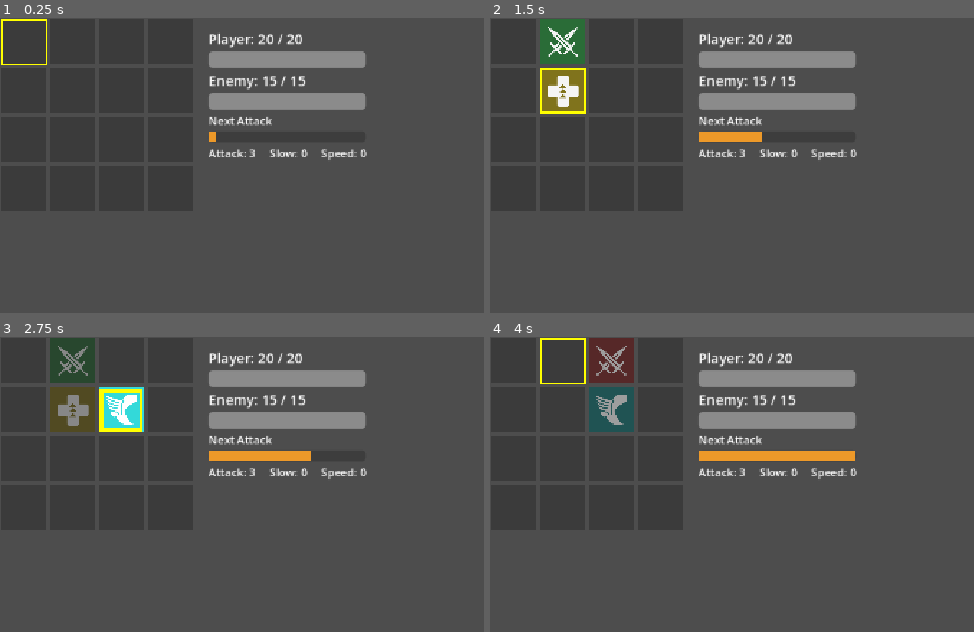
Above: before the commit, frames 1-4 (two rows, left to right).
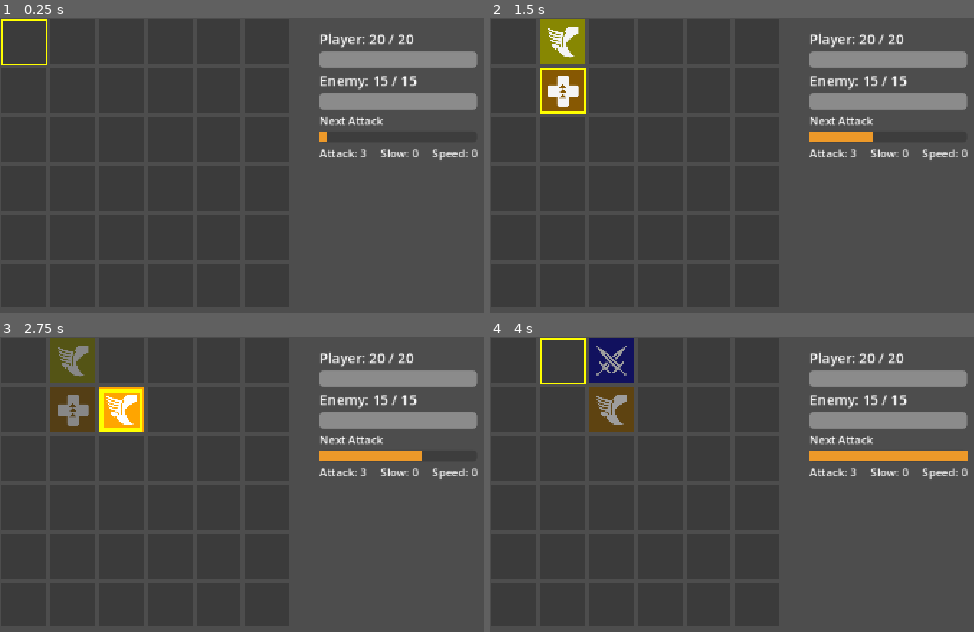
Above: after the commit, the same moments.

Repository: yaakovb/Memory-Game
Game: Godot game, scene res://scenes/main/main.tscn
The game is run twice, just before and just after one commit, with the same random seed, the same clock (stepped at 60 frames per second) and the same inputs.
Inputs:
- Up to frame 1 (0.25 s): no input
- Up to frame 2 (1.5 s): tap Enter at 0.5 s; hold D (move_right) 0.53-1.28 s; hold Space (reveal) 0.53-1.28 s; tap R (restart) at 1.25 s; hold S (move_down) from 1.28 s (still down); tap Space (reveal) at 1.35 s
- Up to frame 3 (2.75 s): release S (move_down) at 2.03 s; hold D (move_right) from 2.03 s (still down); hold Space (reveal) from 2.03 s (still down)
- Up to frame 4 (4 s): release D (move_right) at 2.78 s; release Space (reveal) at 2.78 s; hold W (move_up) 2.78-3.53 s; tap Space (reveal) at 2.85 s; hold A (move_left) from 3.53 s (still down); hold Space (reveal) from 3.53 s (still down)

The runs differ from the first frame. In frame 1, 8.2% of the frame differs, in the area x 43-99%, y 4-49%; in frame 2, 11%; in frame 3, 12%; in frame 4, 12%, in the area x 20-99%, y 0-49%.

Commit message:
Complete MVP 2 Steps 1-2: 6x6 board with icon and color on tiles.
Grow the grid, shift HUD clear of the board, and split tile identity into effect + affiliation visuals while matching still uses pair_id.

Co-authored-by: Cursor <cursoragent@cursor.com>

Diff:
--- a/memory-game/scenes/ui/hud.tscn
+++ b/memory-game/scenes/ui/hud.tscn
@@ -10,9 +10,9 @@
 
 [node name="VBoxContainer" type="VBoxContainer" parent="." unique_id=2116066842]
 anchors_preset = -1
-offset_left = 300.0
+offset_left = 460.0
 offset_top = 16.0
-offset_right = 520.0
+offset_right = 680.0
 offset_bottom = 220.0
 
 [node name="PlayerHPLabel" type="Label" parent="VBoxContainer" unique_id=1746371148]
--- a/memory-game/scripts/board/board.gd
+++ b/memory-game/scripts/board/board.gd
@@ -1,7 +1,7 @@
 class_name Board
 extends Node2D
 
-const GRID_SIZE := 4
+const GRID_SIZE := 6
 const CELL_SIZE := 64
 const TILE_GAP := 6
 const BOARD_MARGIN := 3
@@ -55,7 +55,8 @@
 			var tile: Tile = tile_scene.instantiate()
 			tile.position = grid_to_world(Vector2i(x, y))
 			add_child(tile)
-			tile.setup(pair_ids[index])
+			var id = pair_ids[index]
+			tile.setup(id, id%4 , id%5)
 			index += 1
 			_tiles[Vector2i(x, y)] = tile
 
@@ -158,7 +159,7 @@
 	if first.pair_id == second.pair_id:
 		first.play_match_pop()
 		second.play_match_pop()
-		pair_matched.emit(first.pair_id)
+		pair_matched.emit(first.pair_effect_id)
 		_pairs_remaining -= 1
 		if _pairs_remaining <= 0:
 			# Let the pop finish before freeing tiles for a new board.
--- a/memory-game/scripts/effects/effect_resolver.gd
+++ b/memory-game/scripts/effects/effect_resolver.gd
@@ -17,19 +17,19 @@
 
 func apply(pair_id: int) -> void:
 	match pair_id:
-		0, 1, 2:
+		0:
 			var damage := _combat.get_player_attack_damage()
 			_combat.damage_enemy(damage)
 			effect_applied.emit("Attack %d" % damage)
-		3, 4:
+		1:
 			_combat.heal_player(HEAL_AMOUNT)
 			effect_applied.emit("Heal +%d" % HEAL_AMOUNT)
-		5:
+		2:
 			_combat.apply_slow()
 			effect_applied.emit("Slow")
-		6:
+		3:
 			_selector.apply_speed()
 			effect_applied.emit("Speed")
-		7:
+		4:
 			_combat.add_attack_bonus(ATTACK_BONUS)
 			effect_applied.emit("Upgrade +%d" % ATTACK_BONUS)
--- a/memory-game/scripts/tile/tile.gd
+++ b/memory-game/scripts/tile/tile.gd
@@ -7,26 +7,19 @@
 const MISMATCH_FADE_DURATION := 2.5
 const TILE_SIZE := 64.0
 const MATCH_POP_DURATION := 0.18
-const PAIR_COLORS := [
-	Color(0.9, 0.3, 0.3),   # pair 0 — Attack
-	Color(0.3, 0.8, 0.4),   # pair 1 — Attack
-	Color(0.3, 0.6, 0.95),  # pair 2 — Attack
-	Color(0.95, 0.85, 0.2), # pair 3 — Heal
-	Color(0.8, 0.4, 0.9),   # pair 4 — Heal
-	Color(0.95, 0.5, 0.2),  # pair 5 — Slow
-	Color(0.2, 0.85, 0.85), # pair 6 — Speed
-	Color(0.95, 0.4, 0.7),  # pair 7 — Upgrade
+const AFFILIATION_COLORS := [
+	Color.BLUE,
+	Color.YELLOW,
+	Color.PURPLE,
+	Color.ORANGE
 ]
 
 const EFFECT_ICONS := {
 	0: preload("res://assets/icons/attack.svg"),
-	1: preload("res://assets/icons/attack.svg"),
-	2: preload("res://assets/icons/attack.svg"),
-	3: preload("res://assets/icons/heal.svg"),
-	4: preload("res://assets/icons/heal.svg"),
-	5: preload("res://assets/icons/slow.svg"),
-	6: preload("res://assets/icons/speed.svg"),
-	7: preload("res://assets/icons/upgrade.svg"),
+	1: preload("res://assets/icons/heal.svg"),
+	2: preload("res://assets/icons/slow.svg"),
+	3: preload("res://assets/icons/speed.svg"),
+	4: preload("res://assets/icons/upgrade.svg"),
 }
 
 @onready var _face: ColorRect = $Face
@@ -35,14 +28,18 @@
 @onready var _selection_outline: Line2D = $SelectionOutline
 
 var pair_id: int = -1
+var pair_color_id: int = -1
+var pair_effect_id: int = -1
 var _state := State.HIDDEN
 var _juice_tween: Tween
 ## Grid position from Board — juice tweens temporarily move `position`, then restore this.
 var _grid_position := Vector2.ZERO
 
 
-func setup(id: int) -> void:
+func setup(id: int, color_id: int, effect_id: int) -> void:
 	pair_id = id
+	pair_color_id = color_id
+	pair_effect_id = effect_id
 	_grid_position = position
 	_reset_visuals()
 
@@ -53,8 +50,8 @@
 	_state = State.REVEALED
 	_face.visible = true
 	_face.modulate = Color.WHITE
-	_face.color = PAIR_COLORS[pair_id % PAIR_COLORS.size()]
-	_icon.texture = EFFECT_ICONS[pair_id]
+	_face.color = AFFILIATION_COLORS[pair_color_id % AFFILIATION_COLORS.size()]
+	_icon.texture = EFFECT_ICONS[pair_effect_id % EFFECT_ICONS.size()]
 	_icon.visible = true
 	_cover.modulate.a = 0.0
 
Not shown: 1 places in memory-game/scenes/ui/hud.tscn that only renumber resources
Not shown, added: AGENT_HANDOFF.md
Not shown, added: ARCHITECTURE.md
Not shown, added: GAME_DESIGN.md
Not shown, added: GAME_PROGRESSION_ELEMENTS_DESIGN.md
Not shown, added: WORK_PLAN.md
